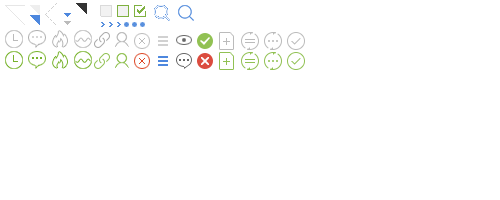
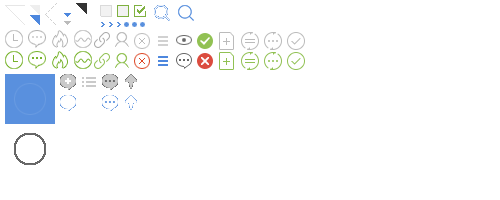
The second w=500, h=200 image is a revision of the first. Changes to its layers:
added group "top" with 12 layers above "图层 10 副本" over (x1=5, y1=74, x2=137, y2=165)
added layer "未标题-5" (1st of 2, in "top") in group "top" over (x1=60, y1=95, x2=137, y2=111)
added layer "未标题-4" (1st of 2, in "top") in group "top" over (x1=60, y1=74, x2=137, y2=90)
added layer "未标题-3" in group "top" over (x1=14, y1=133, x2=46, y2=165)
added layer "未标题-4" (2nd of 2, in "top") in group "top" over (x1=14, y1=83, x2=46, y2=115)
added layer "图层 13" in group "top" over (x1=5, y1=74, x2=55, y2=124)
